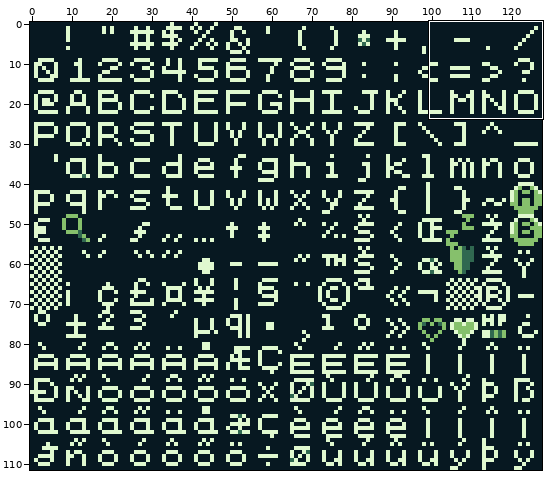
Sprite sheet: assets/ui/ascii.png. The picture above shows the old version from afar; the outline marks the close-up.
Close-up. Old version:
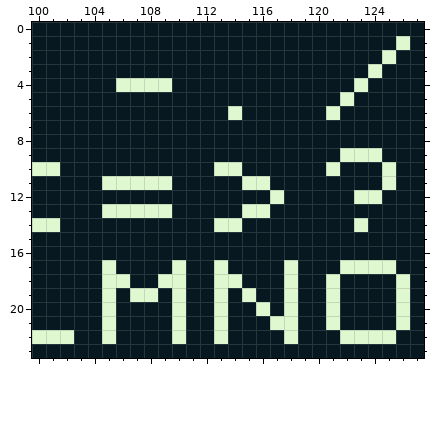
The file is 128x112 pixels. Shown: x 100..127, y 0..23.
And afterwards:
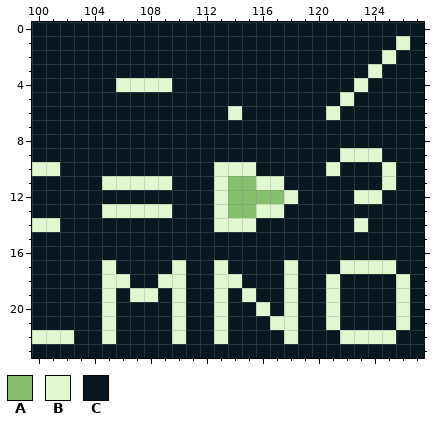
Palette (. is transparent): A #86c06c  B #e0f8cf  C #071821
Diff:
Changed rows in their new state; - is an unchanged pixel.
first column x 113:
10 --B---
11 BAA-B-
12 BAAAAB
13 BAA-B-
14 --B---
